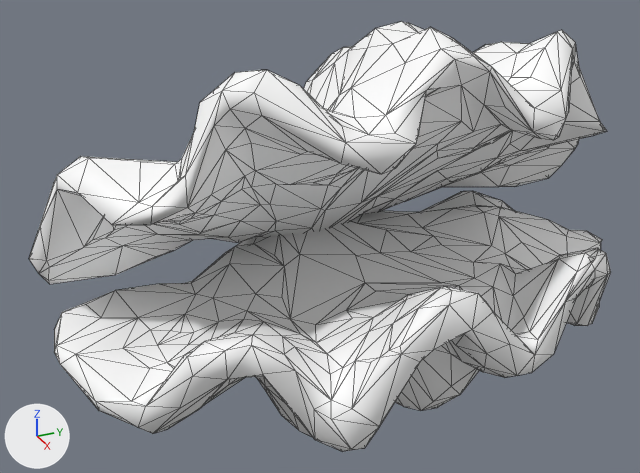
One commit to the FBX model Assets/Models/Nature/Foliage/Corals LODS/clam_5.fbx: the scene before it, then after it.
The view is the same before and after, from a 50 mm camera at (3.447, 0.919, 0.399) aimed at (3.01, 1.115, 0.181). Arrows for +X, +Y and +Z are at lower left; the lights stay in place. Mesh edges are drawn as thin lines. Objects named as collision shapes, trigger or cutter boxes, shadow casters or lower levels of detail are left out. Where no turn or scale is listed for an object, it has been applied to the vertices.

The first picture shows 'Clam_5_LOD0'.
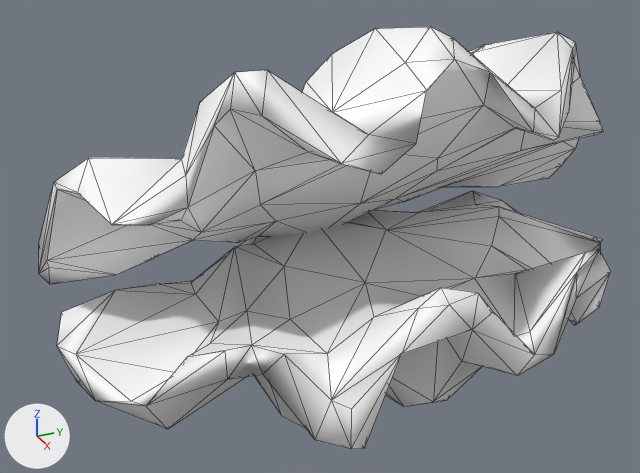
Where the newer file only moved an object's origin or applied its transform, the numbers keep the older frame.

Edits to the bpy script that builds the scene:
```text
Change me_mesh:
    used by ob_clam_5_lod0; location = (3.0188, 1.1465, 0.1917)
    remove me_mesh.from_pydata(...)  # 913 vertices, 1818 faces; spans x -0.119..0.119, y -0.194..0.194, z -0.118..0.118
    add me_mesh.from_pydata(...)  # 271 vertices, 534 faces; spans x -0.117..0.119, y -0.19..0.189, z -0.118..0.118
    me_mesh part 1: 642 vertices removed from x -0.119..0.117, y -0.194..0.194, z -0.118..0.117
```

Where the change shows, as pixel boxes (x1, y1, x2, y2) in the pictures (640 x 473 px):
'Clam_5_LOD0', reshaped
    before: (29, 22, 611, 451)
    after: (39, 27, 611, 449)
part 1 of me_mesh, deleted
    before: (29, 22, 611, 451)
